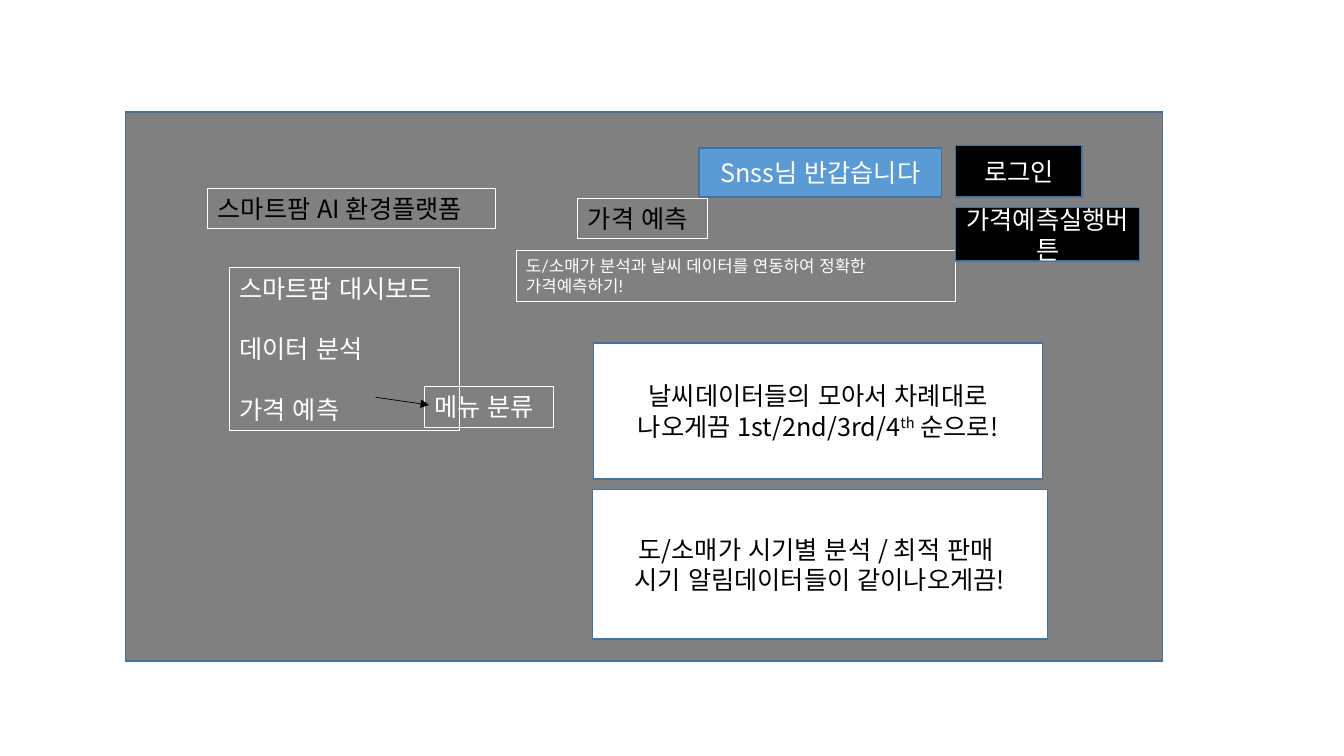
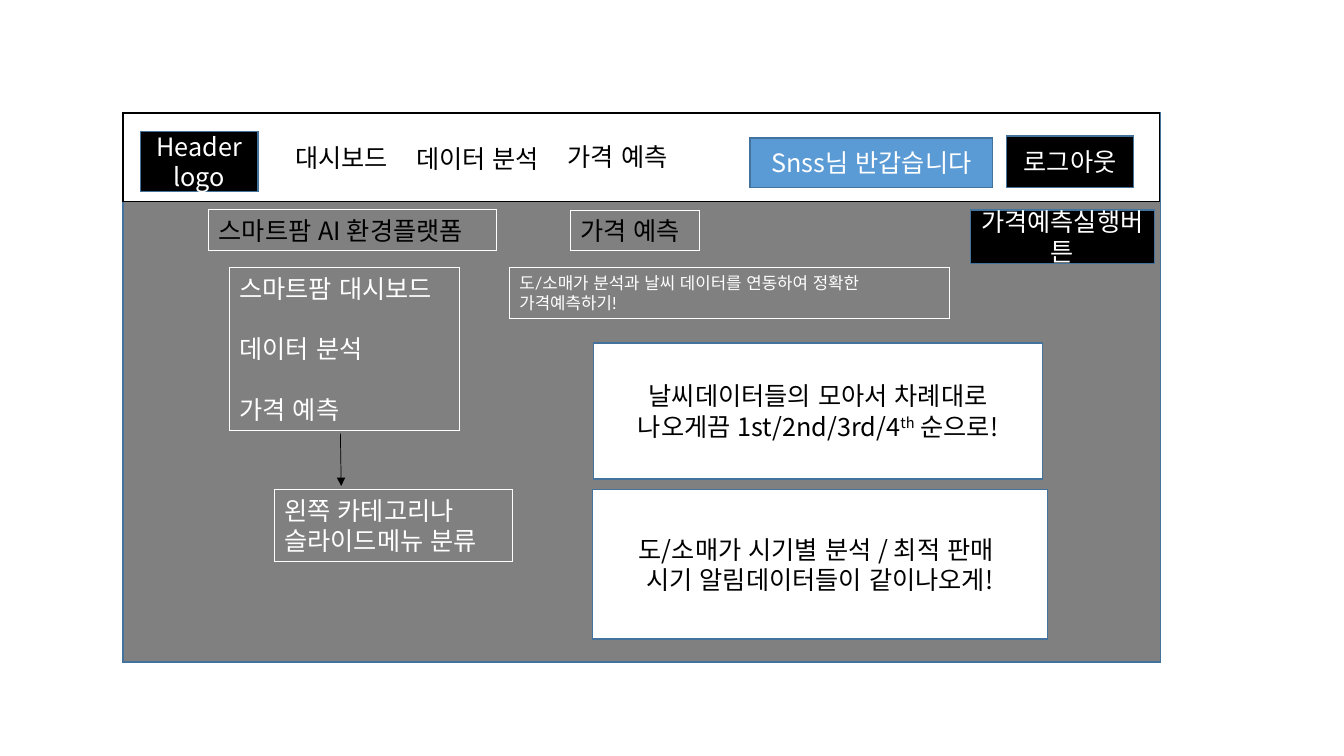
Before and after one commit to sky17892/python_1st_project, a slide deck: slide 5 of 화면설계서.pptx (slide 4 before the commit). Drawn at 1344x756 pixels with LibreOffice and Linux fonts; fonts in the diff are those of the drawing. Boxes give left, top, right and bottom in pixels: in the first picture for what was removed or moved away, otherwise in the second. Text is boxed around its words. In the diff, an @@ line names an element or a change of style, - is before the commit and + after.

```diff
--- a/화면설계서.pptx
+++ b/화면설계서.pptx
@@ rectangle added at (123,113,1159,202), fill #FFFFFF, outline #000000 1 pt @@
@@ rectangle added at (140,132,258,193), fill #000000, outline #43739E 1 pt, 18 pt, text #FFFFFF @@
+Header logo
@@ rectangle added at (285,137,406,178), outline #FFFFFF 0 pt, 18 pt, text #000000 @@
+대시보드
@@ rectangle added at (406,138,562,179), outline #FFFFFF 0 pt, 18 pt, text #000000 @@
+데이터 분석
@@ rectangle added at (558,137,688,178), outline #FFFFFF 0 pt, 18 pt, text #000000 @@
+가격 예측
@@ rectangle "Snss님 반갑습니다": place and size @@
-rectangle "Snss님 반갑습니다" at (699,148,942,198)
+rectangle "Snss님 반갑습니다" at (750,138,993,188)
@@ rectangle "로그아웃": place and size @@
-rectangle "로그아웃" at (956,146,1082,198)
+rectangle "로그아웃" at (1007,136,1133,188)
@@ text in rectangle at (1024,150,1117,173): text changed @@
-로그인
+로그아웃
@@ rectangle "가격예측실행버튼": place and size @@
-rectangle "가격예측실행버튼" at (956,208,1140,261)
+rectangle "가격예측실행버튼" at (970,210,1154,263)
@@ rectangle "스마트팜 AI 환경플랫폼": place and size @@
-rectangle "스마트팜 AI 환경플랫폼" at (208,189,495,229)
+rectangle "스마트팜 AI 환경플랫폼" at (209,210,497,251)
@@ rectangle "가격 예측": place and size @@
-rectangle "가격 예측" at (578,199,707,239)
+rectangle "가격 예측" at (571,210,701,251)
@@ rectangle "도/소매가 분석과 날씨 데이터를 연동하여 ...": place and size @@
-rectangle "도/소매가 분석과 날씨 데이터를 연동하여 ..." at (516,250,956,301)
+rectangle "도/소매가 분석과 날씨 데이터를 연동하여 ..." at (509,268,949,320)
@@ arrow moved from (376, 397) - (430, 405) to (341, 434) - (342, 486) @@
@@ outline #FFFFFF 0 pt dashed to #FFFFFF 0 pt in 4 elements at (571,210,701,251), (509,268,949,320), (209,210,497,251), (274,490,512,562) @@
@@ rectangle "왼쪽 카테고리나": place and size @@
-rectangle "왼쪽 카테고리나" at (424,386,554,426)
+rectangle "왼쪽 카테고리나" at (274,490,512,562)
@@ text in rectangle at (284,499,477,552): text changed @@
-메뉴 분류
+왼쪽 카테고리나
+슬라이드메뉴 분류
@@ text in rectangle at (646,563,993,591): text changed @@
-시기 알림데이터들이 같이나오게끔!
+시기 알림데이터들이 같이나오게!
```
Also in this commit, not shown: 2 other slides changed, 1 slide added, 2 other files.
